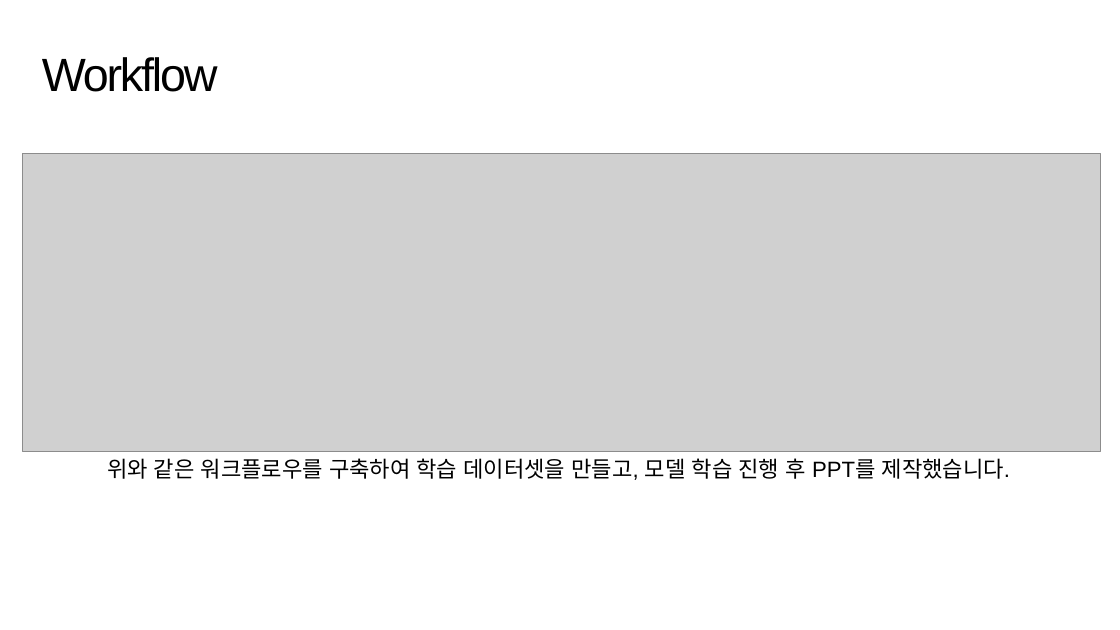
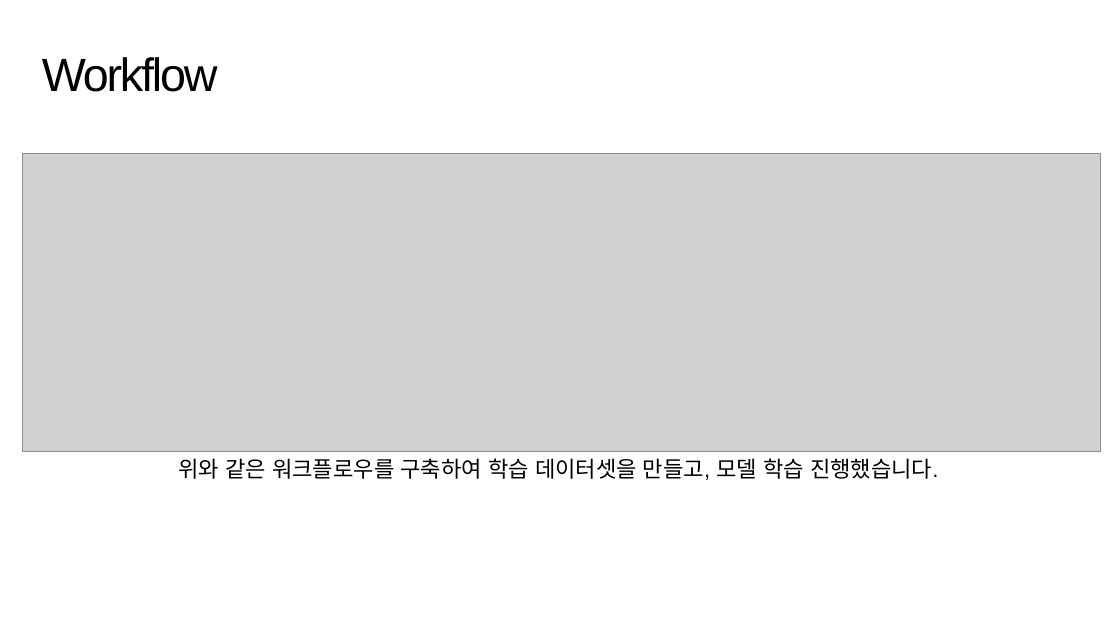
Before and after one commit to suk-6/22-dcc, a slide deck: slide 3 of 춘식이 발표자료.pptx. Drawn at 1120x630 pixels with LibreOffice and Linux fonts; fonts in the diff are those of the drawing; grey boxes stand for pictures; background and template pictures are left out. Boxes give left, top, right and bottom in pixels: in the first picture for what was removed or moved away, otherwise in the second. Text is boxed around its words. In the diff, an @@ line names an element or a change of style, - is before the commit and + after.

Commit message:
Update PPT

```diff
--- a/춘식이 발표자료.pptx
+++ b/춘식이 발표자료.pptx
@@ text at [179,458,938,480]: text changed @@
-위와 같은 워크플로우를 구축하여 학습 데이터셋을 만들고, 모델 학습 진행 후 PPT를 제작했습니다.
+위와 같은 워크플로우를 구축하여 학습 데이터셋을 만들고, 모델 학습 진행했습니다.
```
Also in this commit, not shown: 6 other slides changed.
